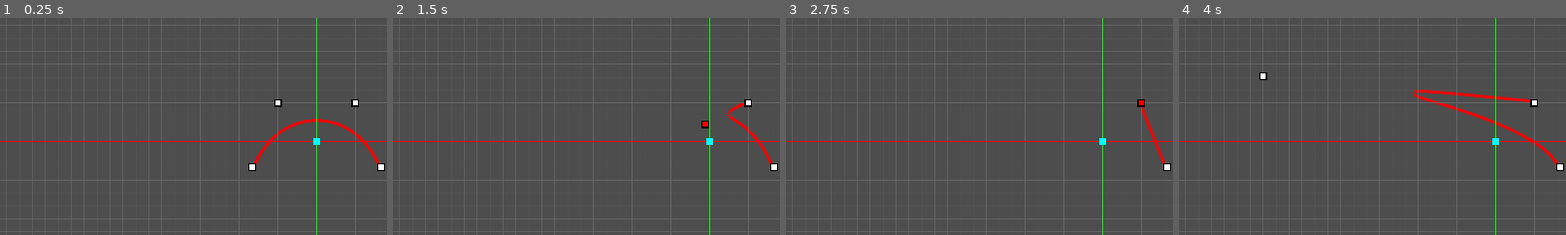
Above: before the commit, frames 1-4 (left to right).
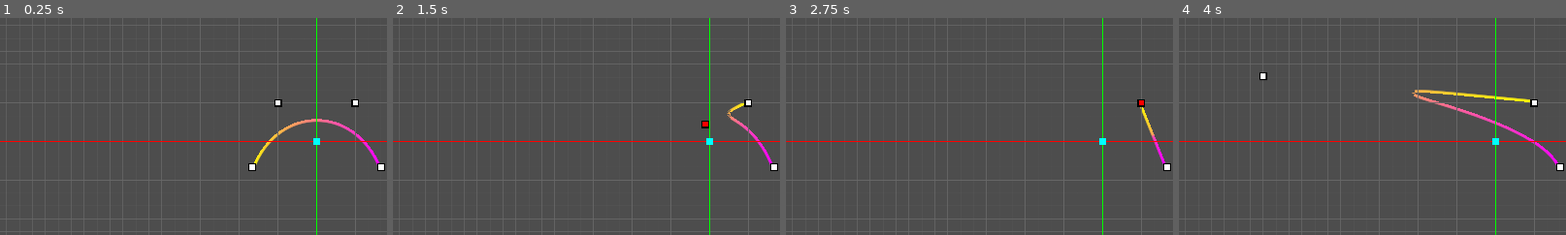
Above: after the commit, the same moments.

Repository: artgillespie/godot_experiments
Game: Godot game, scene res://BezierViz.tscn
Two runs of this game, one before a commit and one after it. Both use one fixed random seed, a clock stepped at 60 frames per second and the inputs below. The project has no main scene, so this scene is started directly.
Inputs (mouse positions are % of the whole screen's width and height, from its top left):
- Up to frame 1 (0.25 s): no input
- Up to frame 2 (1.5 s): tap Enter at 0.5 s; drag from (42, 56) to (55, 41) at 0.52 s; tap Space at 1.25 s; drag from (45, 41) to (58, 56) at 1.27 s
- Up to frame 3 (2.75 s): tap Enter at 2 s; move the mouse to (55, 41) at 2.02 s; click (55, 41) at 2.17 s
- Up to frame 4 (4 s): tap Space at 2.75 s; drag from (58, 56) to (20, 35) at 2.77 s; tap Enter at 3.5 s; move the mouse to (80, 65) at 3.52 s; click (80, 65) at 3.67 s
The pictures show only the part of the screen within x 9-59%, y 22-71%; the shares and areas given below are measured in that part.

The runs differ from the first frame. In frame 1, 0.6% of the frame differs, in the area x 65-98%, y 46-68%; in frame 2, 0.3%; in frame 3, 0.2%; in frame 4, 1.0%, in the area x 60-98%, y 33-68%.

Commit message:
interpolate UV.x for the entire line instead of individual line segments... gradients

Diff:
--- a/BezierViz.gd
+++ b/BezierViz.gd
@@ -106,7 +106,7 @@
 			# _draw_line_triangles(prev_pt, pt, Color.GREEN, LINE_WIDTH)
 
 			## prepare mesh for rendering below
-			_draw_line_mesh(prev_pt, pt, LINE_WIDTH, vertices, uvs)
+			_draw_line_mesh(prev_pt, pt, LINE_WIDTH, i, vertices, uvs)
 			prev_pt = pt
 
 		# render mesh
@@ -154,8 +154,9 @@
 	draw_line(vt_2, vt_3, color, line_w)
 	draw_line(vt_3, vt_0, color, line_w)
 
-func _draw_line_mesh(pt_a: Vector2, pt_b: Vector2, width: float, vertices: PackedVector2Array, uvs: PackedVector2Array):
-
+func _draw_line_mesh(pt_a: Vector2, pt_b: Vector2, width: float, idx: int, vertices: PackedVector2Array, uvs: PackedVector2Array):
+	# N.B. we set UV.x for the entire length of the line, not per-segment
+	# i.e., segment_index/NUM_SEGMENTS
 	var vec = pt_b - pt_a
 	var norm = Vector2(-vec.y, vec.x).normalized()
 	var vt_0 = pt_a + norm*width*0.5
@@ -164,21 +165,23 @@
 	var vt_3 = pt_b - norm*width*0.5
 
 	var line_w = 0.05
+	var uv_x_0 = idx as float/NUM_SEGMENTS
+	var uv_x_1 = (idx + 1 as float)/NUM_SEGMENTS
 
 	# triangle one (note clockwise order)
 	vertices.push_back(vt_0)
-	uvs.push_back(Vector2(0.0, 0.0))
+	uvs.push_back(Vector2(uv_x_0, 0.0))
 	vertices.push_back(vt_3)
-	uvs.push_back(Vector2(1.0, 1.0))
+	uvs.push_back(Vector2(uv_x_1, 1.0))
 	vertices.push_back(vt_1)
-	uvs.push_back(Vector2(0.0, 1.0))
+	uvs.push_back(Vector2(uv_x_0, 1.0))
 
 	vertices.push_back(vt_0)
-	uvs.push_back(Vector2(0.0, 0.0))
+	uvs.push_back(Vector2(uv_x_0, 0.0))
 	vertices.push_back(vt_2)
-	uvs.push_back(Vector2(1.0, 0.0))
+	uvs.push_back(Vector2(uv_x_1, 0.0))
 	vertices.push_back(vt_3)
-	uvs.push_back(Vector2(1.0, 1.0))
+	uvs.push_back(Vector2(uv_x_1, 1.0))
 
 func _draw_control_point_line(pt_a: Vector2, pt_b: Vector2, color: Color = Color.MEDIUM_PURPLE) -> Vector2:
 	draw_line(pt_a, pt_b, color)
--- a/line_shader_material.gdshader
+++ b/line_shader_material.gdshader
@@ -10,5 +10,5 @@
 	// 1 - norm^n where n is even gives increasingly steep dropoff towards the edges
 	// which approximates anti-aliasing
 	float alpha = 1.0 - pow(norm, 6);
-	COLOR = vec4(1.0, 0.0, 0.0, alpha);
+	COLOR = vec4(1.0, 1.0-UV.x, UV.x, alpha);
 }
